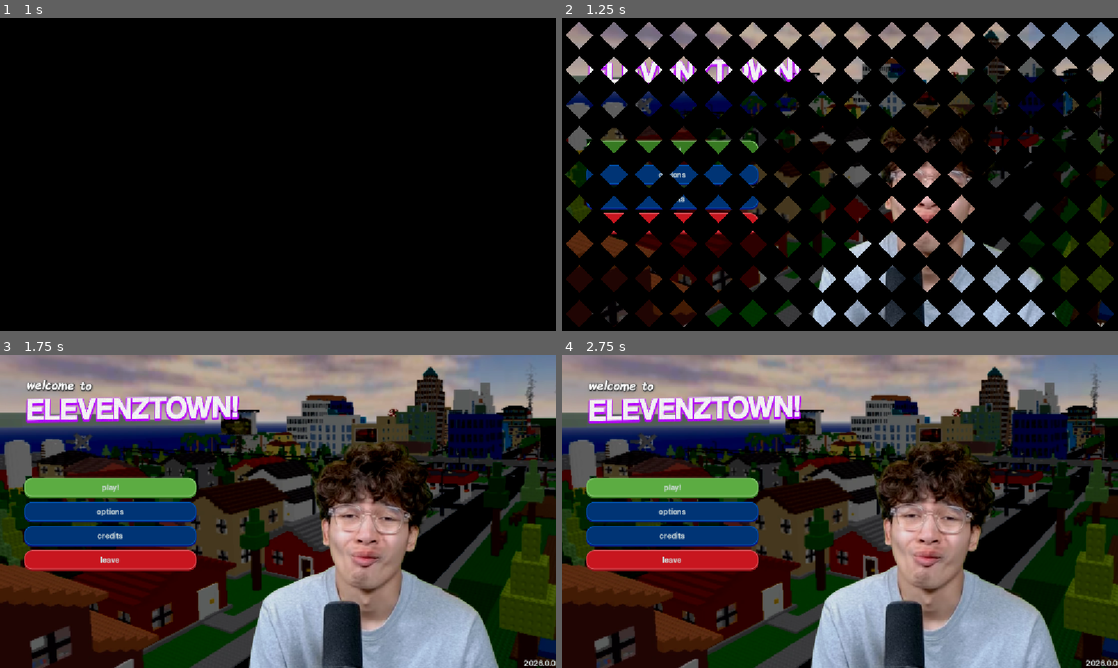
Above: before the commit, frames 1-4 (two rows, left to right).
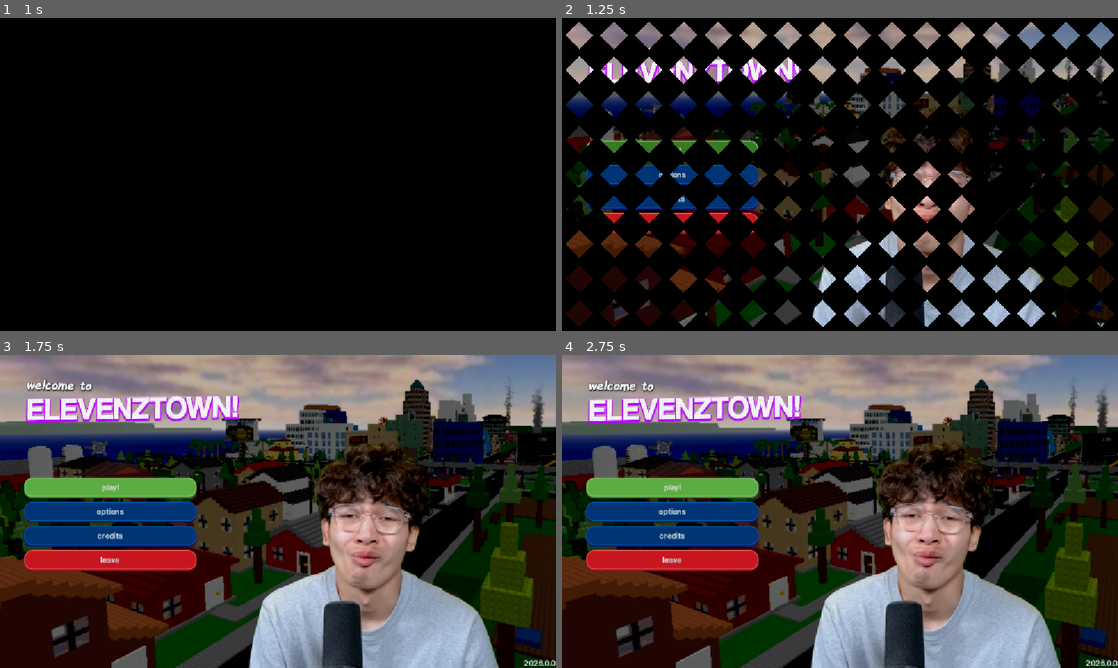
Above: after the commit, the same moments.

Repository: TrueDotBin/ELEVENZTOWN
Game: Godot game, scene res://scenes/ui/splash.tscn
Two runs of this game, one before a commit and one after it. Both use one fixed random seed, a clock stepped at 60 frames per second and the inputs below. Video files are missing from this copy of the repository; at most half a second of black plays in their place. Sound files missing from this copy of the repository are replaced by a short silence.
Inputs (mouse positions are in pixels of both pictures, inside the frame that each line leads up to):
- Up to frame 1 (1 s): tap Enter at 0.5 s; move the mouse to (400, 158) at 0.52 s
- Up to frame 2 (1.25 s): no input
- Up to frame 3 (1.75 s): click "play!" at 1.25 s
- Up to frame 4 (2.75 s): click "play!" at 2 s

Frame 1 is identical in both runs. In frame 2, 11% of the frame differs, in the area x 0-100%, y 1-99%; in frame 3, 34%, in the area x 0-100%, y 0-100%; in frame 4, 34%.

Commit message:
Make menu background smaller

Diff:
--- a/scenes/ui/main_menu.tscn
+++ b/scenes/ui/main_menu.tscn
@@ -36,7 +36,7 @@
 anchor_bottom = 1.0
 grow_horizontal = 2
 grow_vertical = 2
-scale = Vector2(1.04, 1.04)
+scale = Vector2(0.95, 0.95)
 pivot_offset_ratio = Vector2(0.5, 0.5)
 texture = ExtResource("3_wb0q5")
 stretch_mode = 6
